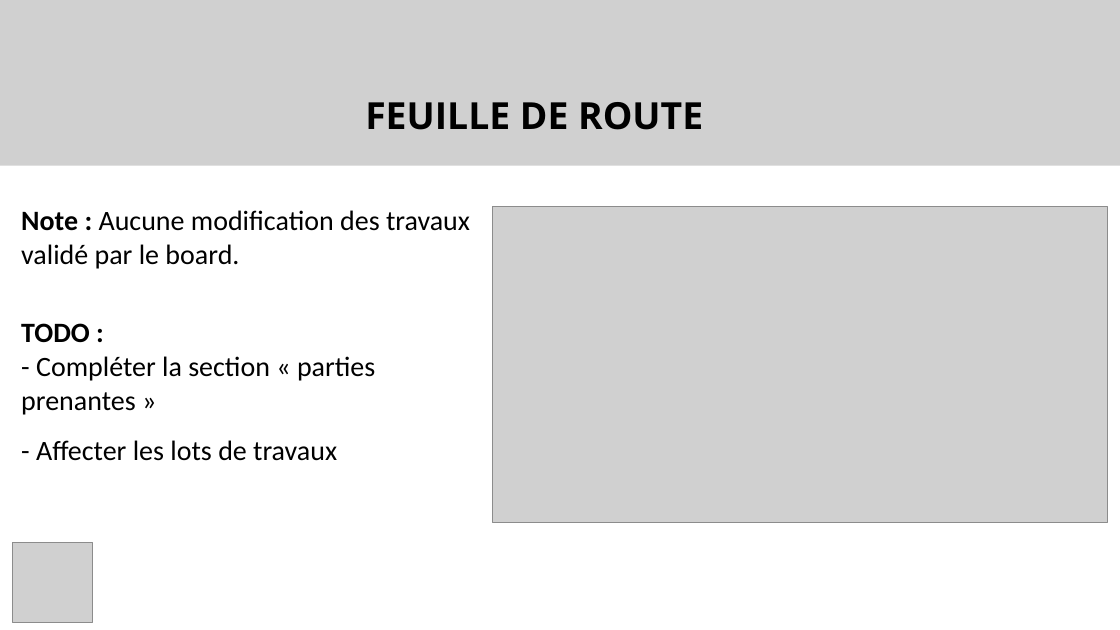
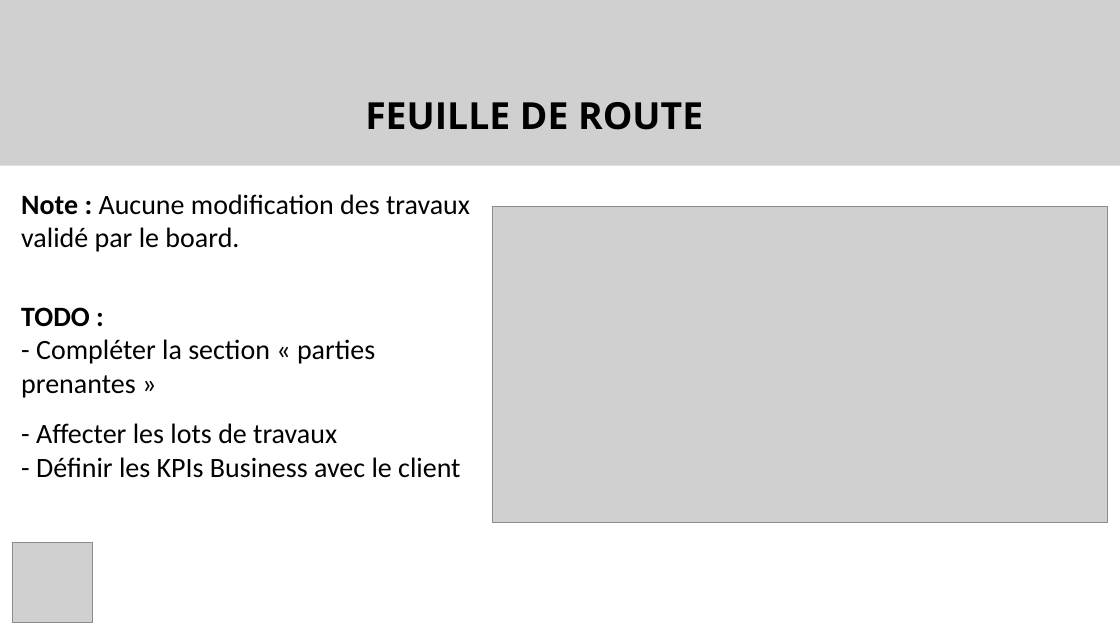
Before and after one commit to david-evan/oc-al-p9-scs-ged, a slide deck: slide 3 of P9_Presentation_PowerPoint.pptx. Drawn at 1120x630 pixels with LibreOffice and Linux fonts; fonts in the diff are those of the drawing; grey boxes stand for pictures. Boxes give left, top, right and bottom in pixels: in the first picture for what was removed or moved away, otherwise in the second. Text is boxed around its words. In the diff, an @@ line names an element or a change of style, - is before the commit and + after.

Commit message:
Modification : Risques de la présentation + Typo

```diff
--- a/P9_Presentation_PowerPoint.pptx
+++ b/P9_Presentation_PowerPoint.pptx
@@ title at (21, 194, 470, 478): text changed @@
-Note : Aucune modification des travaux validé par le board.
-TODO :
-- Compléter la section « parties prenantes »
-- Affecter les lots de travaux
+Note : Aucune modification des travaux validé par le board.
+TODO :
+- Compléter la section « parties prenantes »
+- Affecter les lots de travaux
+- Définir les KPIs Business avec le client
```
Also in this commit, not shown: 1 other file.
